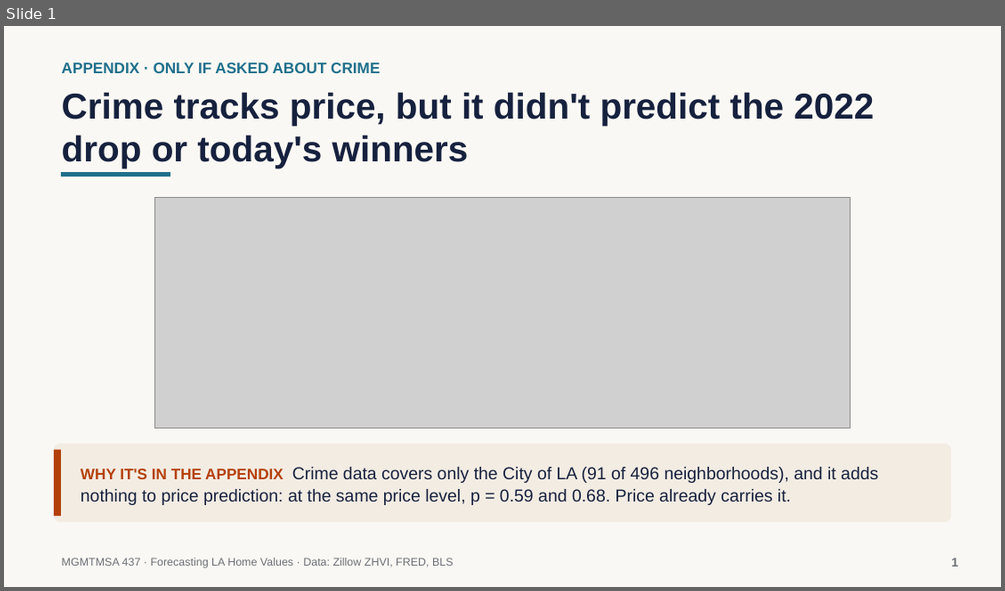
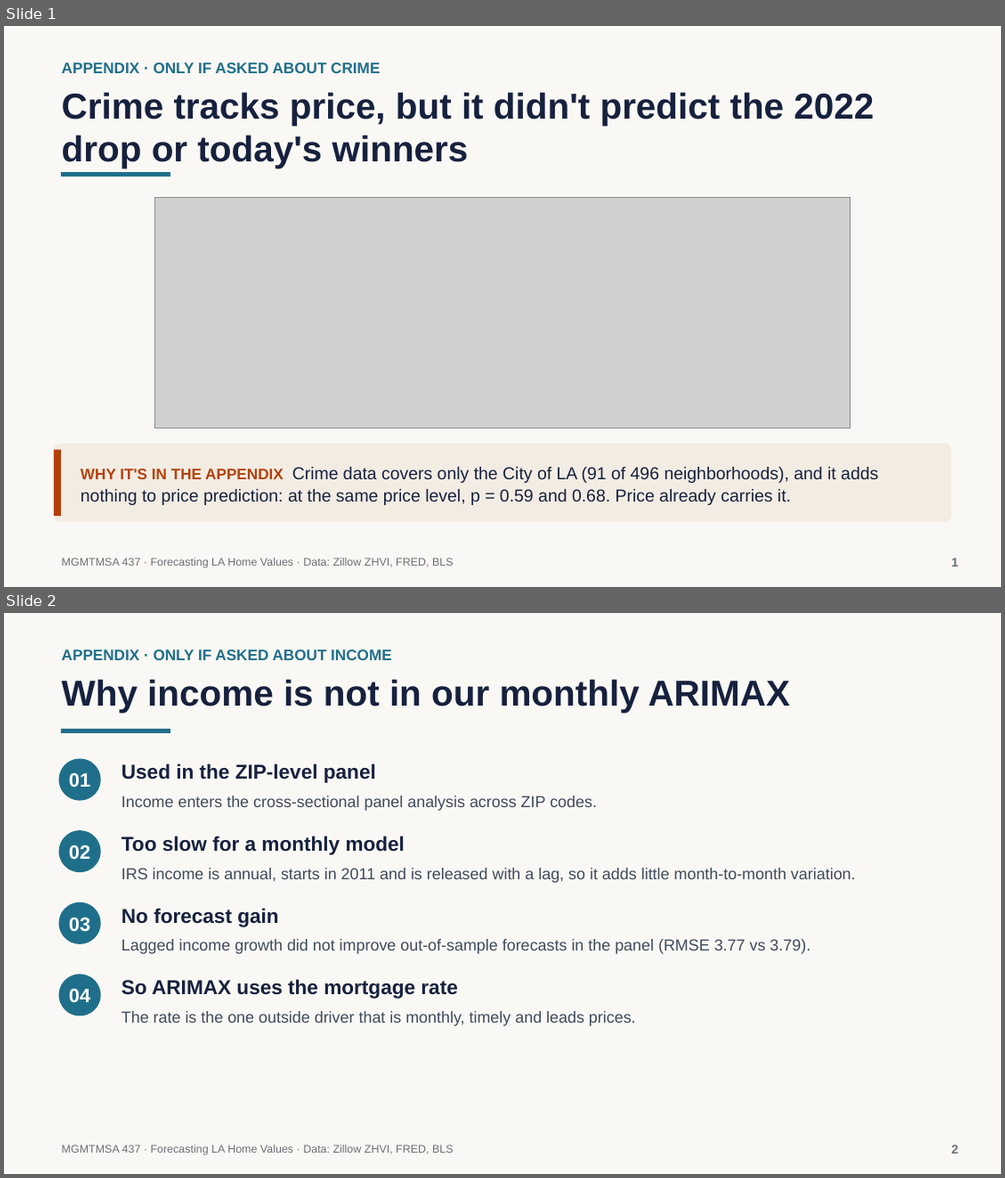
Before and after one commit to neiltd/la-housing-forecast, a slide deck: slides/LA_home_values_appendix_crime.pptx. Shown one above the other, each under a label of ours: slide 1 before the commit, slides 1 and 2 after it. The pictures are 1005x591 and 1005x1178 pixels, drawn with LibreOffice and Linux fonts; fonts in the diff are those of the drawing; grey boxes stand for pictures. Boxes give left, top, right and bottom in pixels: in the first picture for what was removed or moved away, otherwise in the second. Text is boxed around its words. In the diff, an @@ line names an element or a change of style, - is before the commit and + after.

```diff
--- a/slides/LA_home_values_appendix_crime.pptx
+++ b/slides/LA_home_values_appendix_crime.pptx
@@ slide 2 added at <box>4,613,1001,1174</box>, background #FAF8F4 @@
@@ text added at <box>62,649,392,660</box>, 11 pt, text #1F6F8B, bold @@
+APPENDIX · ONLY IF ASKED ABOUT INCOME
@@ text added at <box>62,679,790,712</box>, 26 pt, text #16213E, bold @@
+Why income is not in our monthly ARIMAX
@@ rectangle added at <box>61,729,170,732</box>, fill #1F6F8B @@
@@ rounded rectangle added at <box>59,759,101,801</box>, fill #1F6F8B @@
@@ text added at <box>121,763,376,783</box>, 14.5 pt, text #16213E, bold @@
+Used in the ZIP-level panel
@@ text added at <box>69,773,90,787</box>, 14 pt, text #FFFFFF, bold @@
+01
@@ text added at <box>121,795,597,811</box>, 11.5 pt, text #3D4A5C @@
+Income enters the cross-sectional panel analysis across ZIP codes.
@@ rounded rectangle added at <box>59,830,101,872</box>, fill #1F6F8B @@
@@ text added at <box>69,845,90,860</box>, 14 pt, text #FFFFFF, bold @@
+02
@@ text added at <box>121,835,404,855</box>, 14.5 pt, text #16213E, bold @@
+Too slow for a monthly model
@@ text added at <box>121,868,856,883</box>, 11.5 pt, text #3D4A5C @@
+IRS income is annual, starts in 2011 and is released with a lag, so it adds little month-to-month variation.
@@ rounded rectangle added at <box>59,902,101,944</box>, fill #1F6F8B @@
@@ text added at <box>69,917,90,932</box>, 14 pt, text #FFFFFF, bold @@
+03
@@ text added at <box>121,908,278,927</box>, 14.5 pt, text #16213E, bold @@
+No forecast gain
@@ text added at <box>121,939,810,954</box>, 11.5 pt, text #3D4A5C @@
+Lagged income growth did not improve out-of-sample forecasts in the panel (RMSE 3.77 vs 3.79).
@@ rounded rectangle added at <box>59,973,101,1015</box>, fill #1F6F8B @@
@@ text added at <box>121,979,457,998</box>, 14.5 pt, text #16213E, bold @@
+So ARIMAX uses the mortgage rate
@@ text added at <box>69,989,90,1003</box>, 14 pt, text #FFFFFF, bold @@
+04
@@ text added at <box>121,1011,636,1026</box>, 11.5 pt, text #3D4A5C @@
+The rate is the one outside driver that is monthly, timely and leads prices.
@@ text added at <box>62,1144,453,1155</box>, 8 pt, text #6B6F76 @@
+MGMTMSA 437 · Forecasting LA Home Values · Data: Zillow ZHVI, FRED, BLS
@@ text added at <box>951,1144,958,1153</box>, 9 pt, text #6B6F76, bold @@
+2
```
Also in this commit, not shown: 3 other files.
